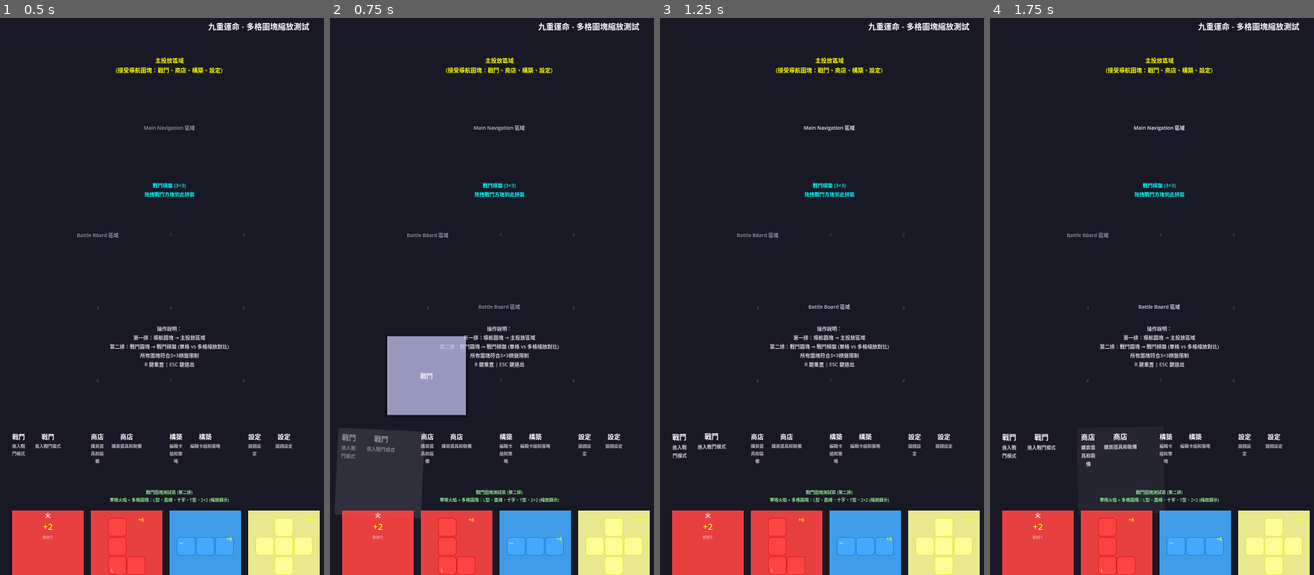
Above: before the commit, frames 1-4 (left to right).
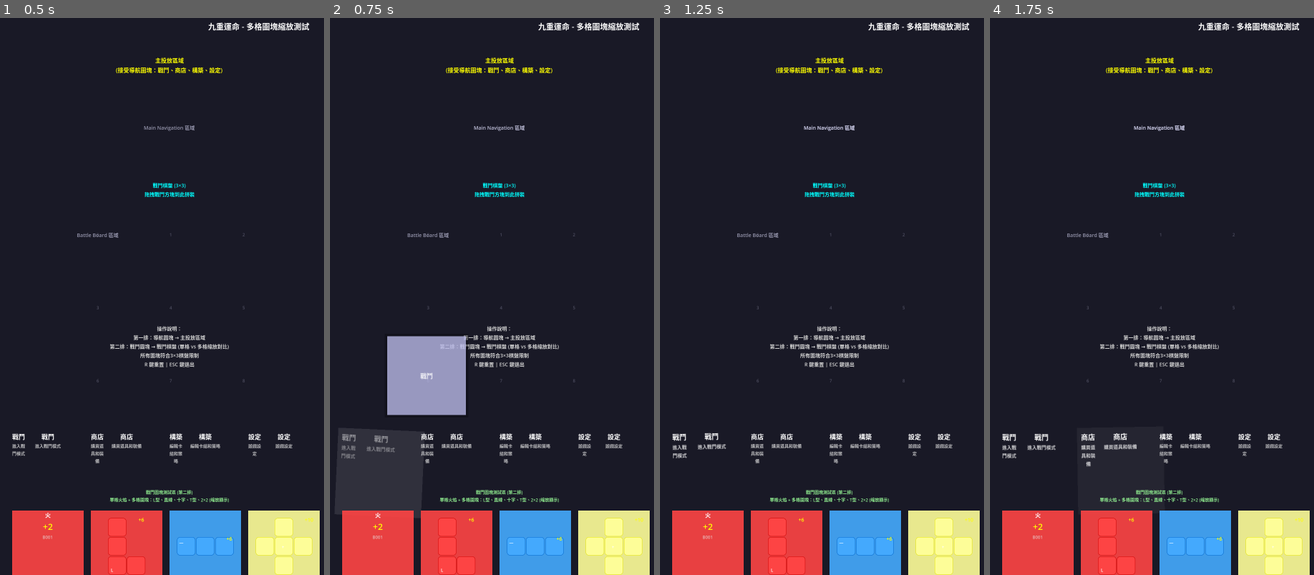
Above: after the commit, the same moments.

Repository: Chenredfish/Ninefold_Fate
Game: Godot game, scene res://test_scenes/DragDropTestScene.tscn
Same seed, same stepped clock (60 frames per second), same inputs: the game is played once before the commit and once after it. This scene is started directly instead of the project's main scene.
Inputs (mouse positions are in pixels of both pictures, inside the frame that each line leads up to):
- Up to frame 1 (0.5 s): no input
- Up to frame 2 (0.75 s): tap Enter (ui_accept) at 0.5 s; drag from (378, 469) to (537, 162) at 0.52 s
- Up to frame 3 (1.25 s): no input
- Up to frame 4 (1.75 s): drag from (1116, 469) to (1139, 402) at 1.27 s

Frame 1 is identical in both runs. In frame 2, 0.1% of the frame differs, in the area x 23-76%, y 38-66%; in frame 3, less than 0.1%; in frame 4, less than 0.1%.

Commit message:
修改震動邏輯，放棄顏色顯示問題

Diff:
--- a/scripts/ui/BattleBoard.gd
+++ b/scripts/ui/BattleBoard.gd
@@ -14,11 +14,16 @@
 var grid_container: GridContainer
 var current_hover_cell: Vector2i = Vector2i(-1, -1)  # 當前懸停的格子
 var drop_history: Array = []  # 投放紀錄 [{tile_data, pos}]
+var current_tween: Tween  # 追蹤當前的動畫
+var original_position: Vector2  # 儲存原始位置
 
 func _ready():
 	# 設置基本屬性
 	zone_type = "battle_board"
 	set_accepted_types(["battle_block"])  # 只接受戰鬥方塊
+
+	# 儲存原始位置
+	original_position = position
 
 	# 調用父類初始化
 	super._ready()
@@ -79,18 +84,12 @@
 	cell.mouse_filter = Control.MOUSE_FILTER_IGNORE
 
 	# 設置格子樣式
-	var style_box = StyleBoxFlat.new()
-	style_box.bg_color = Color(0.1, 0.1, 0.2, 0.8)  # 深藍色半透明
-	style_box.corner_radius_top_left = 10
-	style_box.corner_radius_top_right = 10
-	style_box.corner_radius_bottom_left = 10
-	style_box.corner_radius_bottom_right = 10
-	style_box.border_width_left = 2
-	style_box.border_width_right = 2
-	style_box.border_width_top = 2
-	style_box.border_width_bottom = 2
-	style_box.border_color = Color(0.3, 0.3, 0.5, 0.6)
-
+	var style_box = create_cell_style(
+		Color(0.1, 0.1, 0.2, 0.8),  # 深藍色半透明
+		Color(0.3, 0.3, 0.5, 0.6),  # 邊框顏色
+		10,  # 圓角半徑
+		2   # 邊框寬度
+	)
 	cell.add_theme_stylebox_override("panel", style_box)
 
 	# 添加格子編號標籤（用於除錯）
@@ -109,18 +108,12 @@
 # 設置棋盤整體樣式
 func setup_board_style():
 	# 重寫父類的基本樣式
-	var style_box = StyleBoxFlat.new()
-	style_box.bg_color = Color(0.05, 0.05, 0.15, 0.9)  # 深色背景
-	style_box.corner_radius_top_left = 20
-	style_box.corner_radius_top_right = 20
-	style_box.corner_radius_bottom_left = 20
-	style_box.corner_radius_bottom_right = 20
-	style_box.border_width_left = 4
-	style_box.border_width_right = 4
-	style_box.border_width_top = 4
-	style_box.border_width_bottom = 4
-	style_box.border_color = Color(0.3, 0.5, 0.8, 0.8)  # 藍色邊框
-
+	var style_box = create_cell_style(
+		Color(0.05, 0.05, 0.15, 0.9),  # 深色背景
+		Color(0.3, 0.5, 0.8, 0.8),     # 藍色邊框
+		20,  # 圓角半徑
+		4    # 邊框寬度
+	)
 	add_theme_stylebox_override("panel", style_box)
 
 	# 更新提示標籤
@@ -147,84 +140,76 @@
 	var drop_pos = find_drop_position_from_mouse()
 	return can_place_multi_tile_at(drop_pos, shape_pattern)
 
-# 重寫高亮方法，為戰鬥棋盤提供特殊的格子高亮（支援多格圖塊）
+# 重寫高亮方法，讓拖拽高亮由主程式系統處理
 func set_highlight_valid(enabled: bool):
 	if enabled:
-		var hover_pos = find_drop_position_from_mouse()
-		var shape_pattern = get_current_drag_shape_pattern()
-		highlight_multi_tile_cells(hover_pos, shape_pattern, true)
+		# 設置有效高亮但不改變格子顏色
+		if highlight_overlay:
+			highlight_overlay.color = highlight_color_valid
+		start_pulse_animation()
 	else:
-		clear_cell_highlight()
-
-# 設置無效投放高亮（支援多格圖塊）
+		clear_highlight()
+
+# 設置無效投放高亮
 func set_highlight_invalid(enabled: bool):
 	if enabled:
-		var hover_pos = find_drop_position_from_mouse()
-		var shape_pattern = get_current_drag_shape_pattern()
-		highlight_multi_tile_cells(hover_pos, shape_pattern, false)
+		# 設置無效高亮但不改變格子顏色
+		if highlight_overlay:
+			highlight_overlay.color = highlight_color_invalid
+		start_shake_animation()
 	else:
-		clear_cell_highlight()
-
-# 獲取當前拖拽圖塊的形狀模式
-func get_current_drag_shape_pattern() -> Array:
-	if DragDropManager.current_dragging_tile and DragDropManager.current_dragging_tile.tile_data:
-		return DragDropManager.current_dragging_tile.tile_data.get("shape_pattern", [[1]])
-	return [[1]]
-
-# 高亮多格圖塊將要佔用的所有格子
-func highlight_multi_tile_cells(base_pos: Vector2i, shape_pattern: Array, is_valid: bool):
-	clear_cell_highlight()  # 先清除之前的高亮
-
-	if base_pos == Vector2i(-1, -1):
-		return
-
-	var positions = get_multi_tile_positions(base_pos, shape_pattern)
-	var can_place = can_place_multi_tile_at(base_pos, shape_pattern)
-
-	# 高亮所有相關格子
-	for pos in positions:
-		var cell_index = pos.y * board_size + pos.x
-		if cell_index >= 0 and cell_index < grid_cells.size():
-			var cell = grid_cells[cell_index]
-
-			# 設置高亮樣式
-			var style_box = StyleBoxFlat.new()
-			if is_valid and can_place and not placed_tiles.has(pos):
-				style_box.bg_color = Color(0.2, 0.8, 0.2, 0.6)  # 綠色高亮
-				style_box.border_color = Color(0.0, 1.0, 0.0, 1.0)
-			else:
-				style_box.bg_color = Color(0.8, 0.2, 0.2, 0.6)  # 紅色高亮
-				style_box.border_color = Color(1.0, 0.0, 0.0, 1.0)
-
-			style_box.corner_radius_top_left = 8
-			style_box.corner_radius_top_right = 8
-			style_box.corner_radius_bottom_left = 8
-			style_box.corner_radius_bottom_right = 8
-			style_box.border_width_left = 3
-			style_box.border_width_right = 3
-			style_box.border_width_top = 3
-			style_box.border_width_bottom = 3
-
-			cell.add_theme_stylebox_override("panel", style_box)
-
-	# 記錄高亮的位置
-	current_hover_cell = base_pos
-
-# 清除格子高亮
-func clear_cell_highlight():
-	if current_hover_cell != Vector2i(-1, -1):
-		var cell_index = current_hover_cell.y * board_size + current_hover_cell.x
-		if cell_index >= 0 and cell_index < grid_cells.size():
-			var cell = grid_cells[cell_index]
-
-			# 恢復原始樣式或已放置方塊的樣式
-			if placed_tiles.has(current_hover_cell):
-				var tile_data = placed_tiles[current_hover_cell]
-				update_cell_visual(cell, tile_data)
-			else:
-				reset_cell_visual(cell, cell_index)
-
-		current_hover_cell = Vector2i(-1, -1)
+		clear_highlight()
+
+# 重寫震動動畫，讓我們能追蹤和停止它
+func start_shake_animation():
+	# 先停止之前的動畫
+	stop_all_animations()
+
+	current_tween = create_tween()
+	current_tween.set_loops()
+	current_tween.tween_property(self, "position", original_position + Vector2(2, 0), 0.1)
+	current_tween.tween_property(self, "position", original_position + Vector2(-2, 0), 0.1)
+	current_tween.tween_property(self, "position", original_position, 0.1)
+
+	print("[BattleBoard] 震動動畫開始")
+
+# 重寫脈動動畫
+func start_pulse_animation():
+	# 先停止之前的動畫
+	if current_tween and current_tween.is_valid():
+		current_tween.kill()
+
+	current_tween = create_tween()
+	current_tween.set_loops()
+	current_tween.tween_property(highlight_overlay, "modulate:a", 0.3, 0.5)
+	current_tween.tween_property(highlight_overlay, "modulate:a", 0.8, 0.5)
+
+
+
+# 重寫動畫停止方法，正確停止震動和恢復位置
+func stop_all_animations():
+	# 停止當前的 Tween 動畫
+	if current_tween and current_tween.is_valid():
+		current_tween.kill()
+		current_tween = null
+
+	# 恢復原始位置
+	position = original_position
+
+	# 恢復高亮覆蓋層透明度
+	if highlight_overlay:
+		highlight_overlay.modulate.a = 1.0
+
+	print("[BattleBoard] 所有動畫已停止，位置已恢復")
+
+# 重寫父類的清除高亮方法，避免覆蓋格子樣式
+func clear_highlight():
+	# 只處理父類的高亮覆蓋層，不影響我們的格子顏色
+	if highlight_overlay:
+		highlight_overlay.color = Color.TRANSPARENT
+	stop_all_animations()
+
+
 
 # === 多格圖塊支援 ===
 
@@ -268,6 +253,9 @@
 
 # 重寫投放處理方法
 func handle_tile_drop(tile_data: Dictionary):
+	# 停止任何進行中的動畫
+	stop_all_animations()
+
 	# 根據拖拽位置找到對應的格子
 	var drop_position = find_drop_position_from_mouse()
 	var shape_pattern = tile_data.get("shape_pattern", [[1]])
@@ -308,6 +296,9 @@
 	if drop_history.size() == 0:
 		print("[BattleBoard] 無投放紀錄可撤銷")
 		return
+
+	# 停止任何進行中的動畫
+	stop_all_animations()
 
 	var last = drop_history.pop_back()
 	var base_pos = last["pos"]
@@ -333,15 +324,6 @@
 		get_tree().current_scene.add_child(new_tile)
 
 	print("[BattleBoard] 已撤銷多格圖塊：", tile_data.get("name", {}).get("zh", "未知"))
-		# 可根據需求調整 new_tile 的屬性
-
-	print("[BattleBoard] 撤銷投放，方塊已復原：", tile_data.get("block_id", "?"), " at ", tile_data.get("pos", "?"))
-
-		# 投放成功後自動移除 BattleTile 實例（如果有）
-	if tile_data.has("__tile_instance") and is_instance_valid(tile_data["__tile_instance"]):
-		tile_data["__tile_instance"].queue_free()
-	else:
-		print("[BattleBoard] 無法在此位置放置方塊（已被占用或超出範圍）")
 
 # 根據滑鼠位置找到對應的格子位置
 func find_drop_position_from_mouse() -> Vector2i:
@@ -392,19 +374,14 @@
 
 	# 設置格子顏色
 	var element_color = get_element_color(element)
-	var style_box = StyleBoxFlat.new()
-	style_box.bg_color = element_color
-	style_box.corner_radius_top_left = 10
-	style_box.corner_radius_top_right = 10
-	style_box.corner_radius_bottom_left = 10
-	style_box.corner_radius_bottom_right = 10
-	style_box.border_width_left = 3
-	style_box.border_width_right = 3
-	style_box.border_width_top = 3
-	style_box.border_width_bottom = 3
-	style_box.border_color = get_element_border_color(element)
-
+	var border_color = get_element_border_color(element)
+	var style_box = create_cell_style(element_color, border_color, 10, 3)
 	cell.add_theme_stylebox_override("panel", style_box)
+
+	# 確保樣式立即應用
+	cell.queue_redraw()
+
+	print("[BattleBoard] 更新格子視覺：", element, " 顏色：", element_color)
 
 	# 更新格子內的標籤
 	var label = cell.get_child(0) as Label
@@ -413,6 +390,8 @@
 		label.add_theme_font_size_override("font_size", 14)
 		label.add_theme_color_override("font_color", Color.WHITE)
 
+	print("[BattleBoard] 格子顏色已更新 - 屬性:", element, " 顏色:", element_color, " 邊框:", border_color)
+
 # === 棋盤邏輯 ===
 
 # 更新整體棋盤視覺
@@ -513,6 +492,9 @@
 
 # 清空棋盤
 func clear_board():
+	# 停止任何進行中的動畫
+	stop_all_animations()
+
 	placed_tiles.clear()
 
 	# 重置所有格子的視覺效果
@@ -525,18 +507,12 @@
 # 重置格子視覺效果
 func reset_cell_visual(cell: Control, index: int):
 	# 恢復空格子樣式
-	var style_box = StyleBoxFlat.new()
-	style_box.bg_color = Color(0.1, 0.1, 0.2, 0.8)
-	style_box.corner_radius_top_left = 10
-	style_box.corner_radius_top_right = 10
-	style_box.corner_radius_bottom_left = 10
-	style_box.corner_radius_bottom_right = 10
-	style_box.border_width_left = 2
-	style_box.border_width_right = 2
-	style_box.border_width_top = 2
-	style_box.border_width_bottom = 2
-	style_box.border_color = Color(0.3, 0.3, 0.5, 0.6)
-
+	var style_box = create_cell_style(
+		Color(0.1, 0.1, 0.2, 0.8),    # 深藍色半透明
+		Color(0.3, 0.3, 0.5, 0.6),    # 邊框顏色
+		10,  # 圓角半徑
+		2    # 邊框寬度
+	)
 	cell.add_theme_stylebox_override("panel", style_box)
 
 	# 恢復格子編號
@@ -545,6 +521,27 @@
 		label.text = str(index)
 		label.add_theme_font_size_override("font_size", 12)
 		label.add_theme_color_override("font_color", Color(0.5, 0.5, 0.6, 0.5))
+
+	print("[BattleBoard] 格子已重置為空狀態 - 編號:", index)
+
+# === 樣式輔助方法 ===
+
+# 創建基本格子樣式
+func create_cell_style(bg_color: Color, border_color: Color, corner_radius: int = 10, border_width: int = 2) -> StyleBoxFlat:
+	var style_box = StyleBoxFlat.new()
+	style_box.bg_color = bg_color
+	style_box.corner_radius_top_left = corner_radius
+	style_box.corner_radius_top_right = corner_radius
+	style_box.corner_radius_bottom_left = corner_radius
+	style_box.corner_radius_bottom_right = corner_radius
+	style_box.border_width_left = border_width
+	style_box.border_width_right = border_width
+	style_box.border_width_top = border_width
+	style_box.border_width_bottom = border_width
+	style_box.border_color = border_color
+	return style_box
+
+
 
 # === 輔助方法 ===
 
Not shown, added: test_scenes/DragDropTestScene.tscn3050830741.tmp
